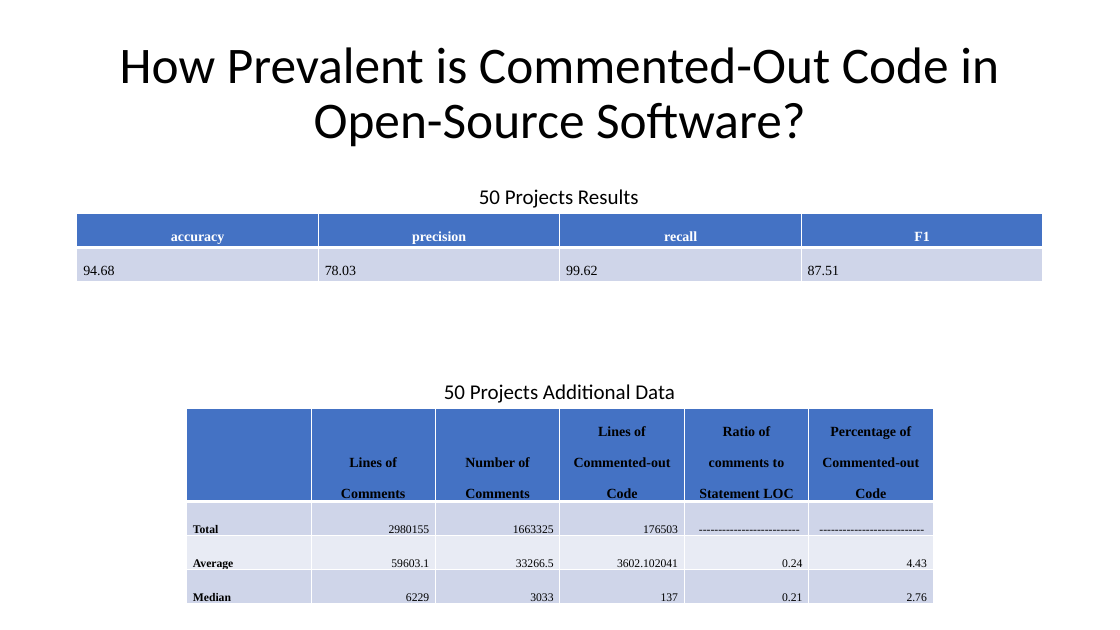
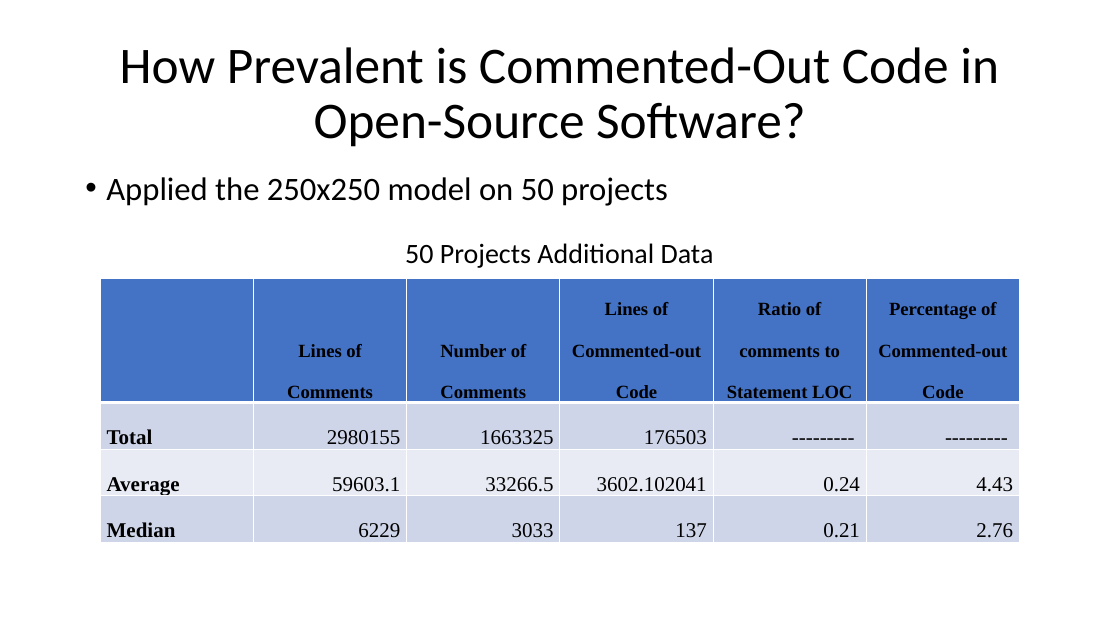
Before and after one commit to mjdecker/Commented-out-Code-Analysis, a slide deck: slide 15 of AUTOMATIC IDENTIFICATION AND ANALYSIS OF COMMENTED OUT CODE.pptx (slide 11 before the commit). Drawn at 1120x630 pixels with LibreOffice and Linux fonts; fonts in the diff are those of the drawing. Boxes give left, top, right and bottom in pixels: in the first picture for what was removed or moved away, otherwise in the second. Text is boxed around its words. In the diff, an @@ line names an element or a change of style, - is before the commit and + after.

Commit message:
updated presentation

```diff
--- a/AUTOMATIC IDENTIFICATION AND ANALYSIS OF COMMENTED OUT CODE.pptx
+++ b/AUTOMATIC IDENTIFICATION AND ANALYSIS OF COMMENTED OUT CODE.pptx
@@ text added at (106,177,668,206), 28 pt, text #000000 @@
+• Applied the 250x250 model on 50 projects
@@ text removed at (479,189,639,208) @@
-50 Projects Results
@@ table removed at (77,213,1045,281), 2 rows, 4 columns @@
-accuracy | precision | recall | F1
-94.68 | 78.03 | 99.62 | 87.51
@@ text "50 Projects Additional Data": place and size @@
-text "50 Projects Additional Data" at (444,384,675,403)
+text "50 Projects Additional Data" at (405,243,714,268)
@@ text "50 Projects Additional Data" at (405,243,714,268): size 18 to 24 pt @@
@@ table at (100,278,1017,542) @@
-row 2, column 5: --------------------------
+row 2, column 5: ---------
-row 2, column 6: ---------------------------
+row 2, column 6: ---------
@@ size 12 to 16 pt in "Lines of Comments", "Number of Comments", "Lines of Commented-out Code", "Ratio of comments to Statement LOC" and 1 more places @@
@@ size 10 to 18 pt in "Total", "2980155", "1663325", "176503" and 12 more places @@
@@ table: place and size @@
-table at (187,408,933,608)
+table at (100,278,1017,542)
```
Also in this commit, not shown: 5 other slides changed, 7 slides added, 3 slides removed.
